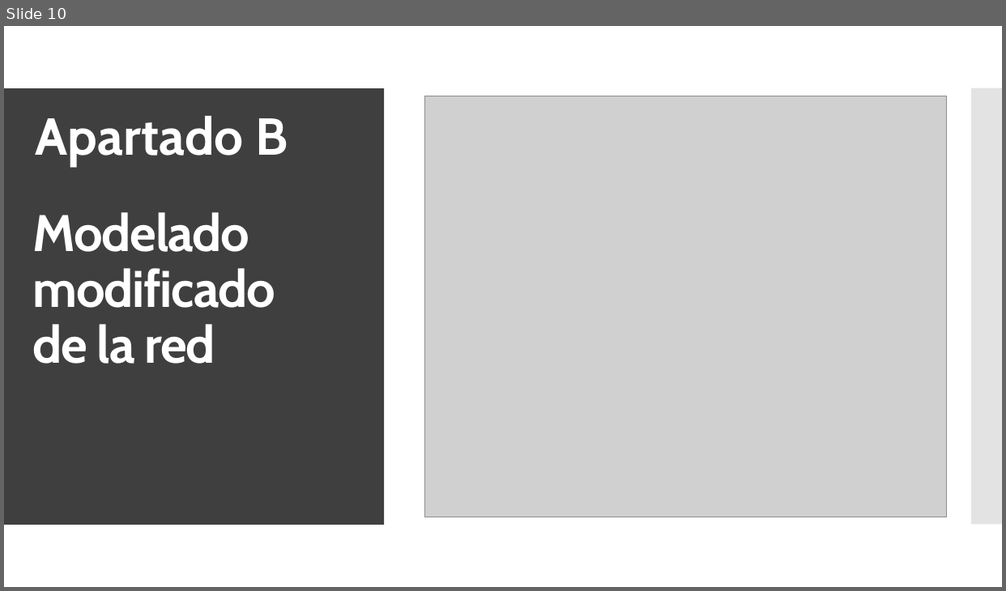
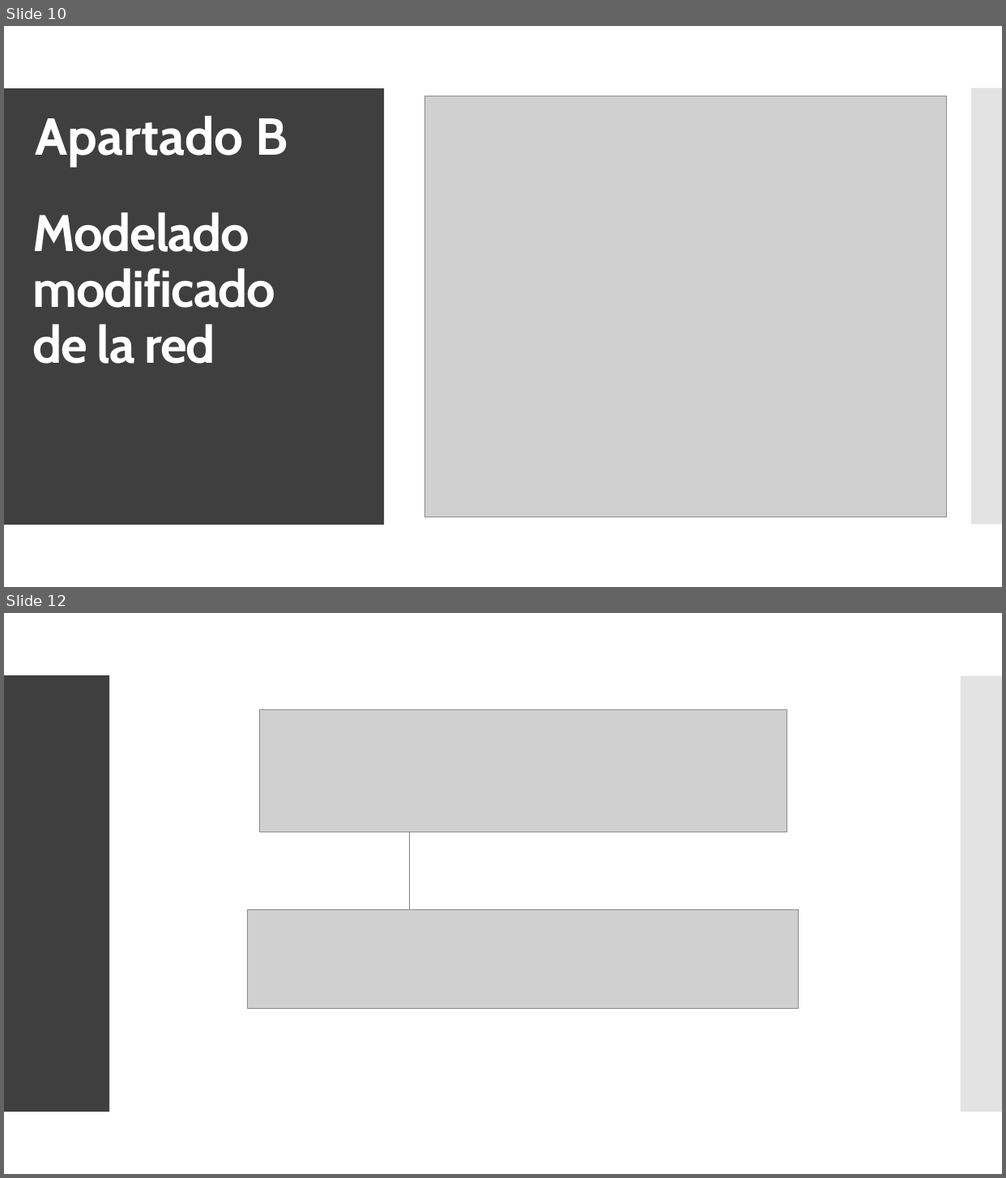
Before and after one commit to Juanfragar/Fiabilidad-y-gestion-de-riesgos, a slide deck: Practica 02/Modelado de riesgos con Hugin Expert.pptx. Shown one above the other, each under a label of ours: slide 10 before the commit, slides 10 and 12 after it; the slides between them are not shown. The pictures are 1006x591 and 1006x1178 pixels, drawn with LibreOffice and Linux fonts; fonts in the diff are those of the drawing; grey boxes stand for pictures. Boxes give left, top, right and bottom in pixels: in the first picture for what was removed or moved away, otherwise in the second. Text is boxed around its words. In the diff, an @@ line names an element or a change of style, - is before the commit and + after.

```diff
--- a/Practica 02/Modelado de riesgos con Hugin Expert.pptx
+++ b/Practica 02/Modelado de riesgos con Hugin Expert.pptx
@@ slide 12 added at (4, 613, 1002, 1174), background #FFFFFF; not listed: 2 template elements that a slide beside it also shows @@
@@ rectangle added at (4, 613, 1002, 1174), fill #FFFFFF @@
@@ rectangle added at (4, 675, 109, 1112), fill #3F3F3F @@
@@ rectangle added at (961, 676, 1002, 1112), fill #C8C8C8 at 50% opacity @@
@@ picture added at (259, 709, 786, 832) @@
@@ line added from (409, 784) to (409, 1003), #808080 1 pt @@
@@ picture added at (247, 910, 799, 1009) @@
```
Also in this commit, not shown: 6 other slides added, 1 other file.
